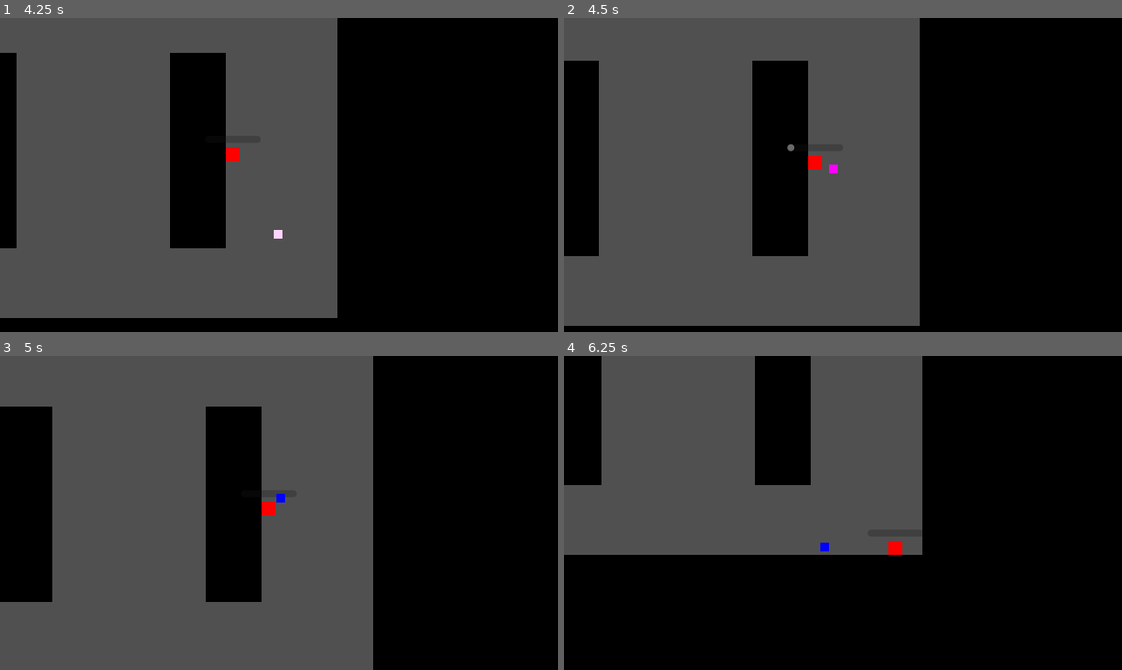
Above: before the commit, frames 1-4 (two rows, left to right).
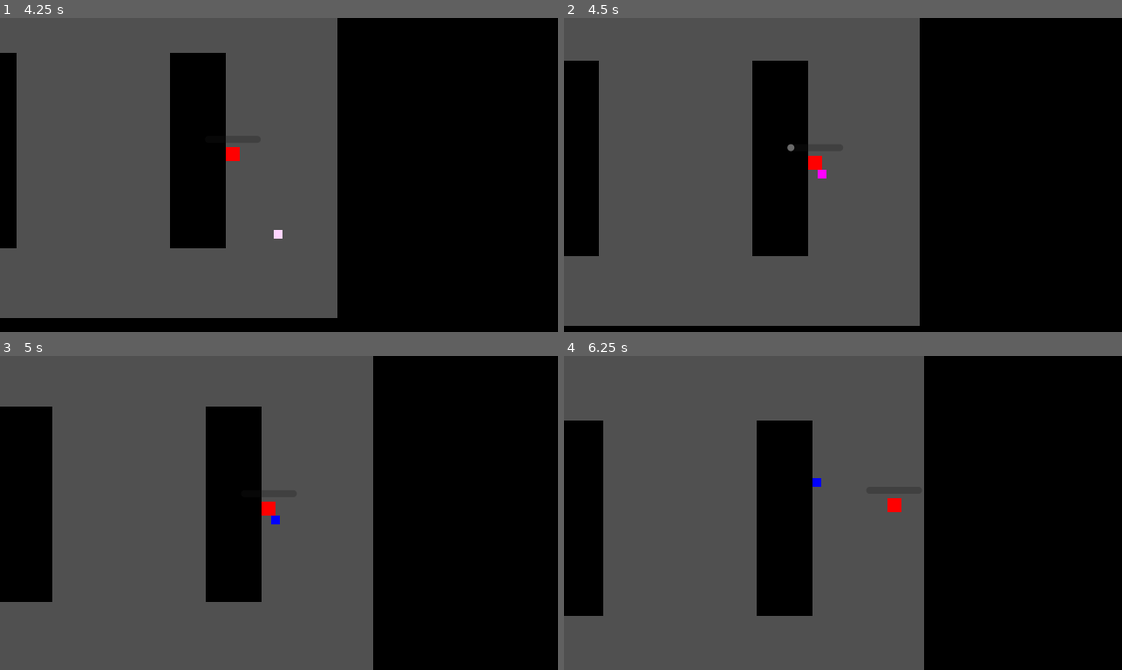
Above: after the commit, the same moments.

Repository: IanLum/square-game
Game: Godot game, scene res://src/main.tscn
Two runs of this game, one before a commit and one after it. Both use one fixed random seed, a clock stepped at 60 frames per second and the inputs below.
Inputs (mouse positions are in pixels of both pictures, inside the frame that each line leads up to):
- Up to frame 1 (4.25 s): tap Enter at 0.5 s; move the mouse to (401, 159) at 0.52 s; press the mouse at (401, 159) at 0.53 s; hold D (right) 0.53-1.28 s; move the mouse to (167, 190) at 1.27 s; release the mouse at (167, 190) at 1.28 s; hold S (down) 1.28-2.03 s; click (167, 190) at 1.35 s; move the mouse to (334, 105) at 2.02 s; hold D (right) 2.03-2.78 s; hold Space (utility) 2.03-2.78 s; click (334, 105) at 2.3 s; move the mouse to (251, 237) at 2.77 s; hold W (up) 2.78-3.53 s; click (251, 237) at 2.85 s; move the mouse to (446, 222) at 3.52 s; press the mouse at (446, 222) at 3.53 s; hold A (left) from 3.53 s (still down)
- Up to frame 2 (4.5 s): keep holding A (left); move the mouse to (675, 127) at 4.27 s; release the mouse at (675, 127) at 4.28 s; tap Space (utility) at 4.35 s
- Up to frame 3 (5 s): keep holding A (left); click (111, 465) at 4.55 s
- Up to frame 4 (6.25 s): move the mouse to (870, 513) at 5.02 s; release A (left) at 5.03 s; press the mouse at (870, 513) at 5.03 s; hold S (down) 5.03-5.78 s; move the mouse to (759, 434) at 5.77 s; release the mouse at (759, 434) at 5.78 s; hold D (right) from 5.78 s (still down); click (759, 434) at 5.85 s

Frame 1 is identical in both runs. In frame 2, less than 0.1% of the frame differs, in the area x 45-50%, y 46-52%; in frame 3, less than 0.1%; in frame 4, 28%, in the area x 0-65%, y 0-100%.

Commit message:
detect player getting hit

Diff:
--- a/src/enemies/dasher.gd
+++ b/src/enemies/dasher.gd
@@ -15,7 +15,7 @@
 	await tween.finished
 	$ColorRect.color = Color.MAGENTA
 
-	var dir = to_local(nav_agent.get_next_path_position()).normalized()
+	var dir = to_local(player.global_position).normalized()
 	velocity = dir * DASH_SPEED
 	dash_timer.start(Attack_Time.DURATION)
 	await dash_timer.timeout
@@ -37,6 +37,7 @@
 		move_and_collide(velocity * delta)
 
 
-func _on_attack_box_body_entered(body):
+func _on_attack_box_body_entered(body: Player):
 	dash_timer.stop()
 	endlag()
+	body.take_damage()
--- a/src/player/player.gd
+++ b/src/player/player.gd
@@ -59,3 +59,9 @@
 func _unhandled_input(event):
 	if event.is_action_pressed("attack"):
 		attack()
+
+
+func take_damage():
+	modulate = Color(0, 0.5)
+	await get_tree().create_timer(0.1).timeout
+	modulate = Color.WHITE
